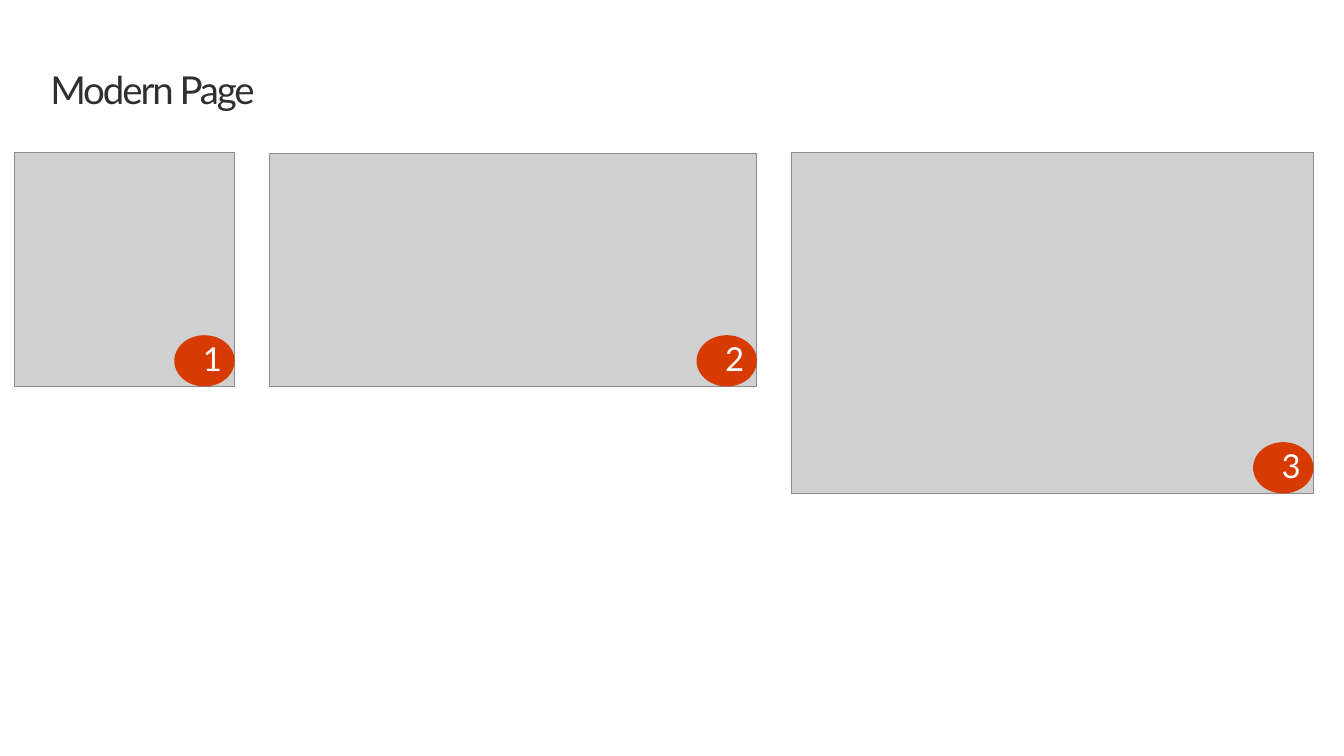
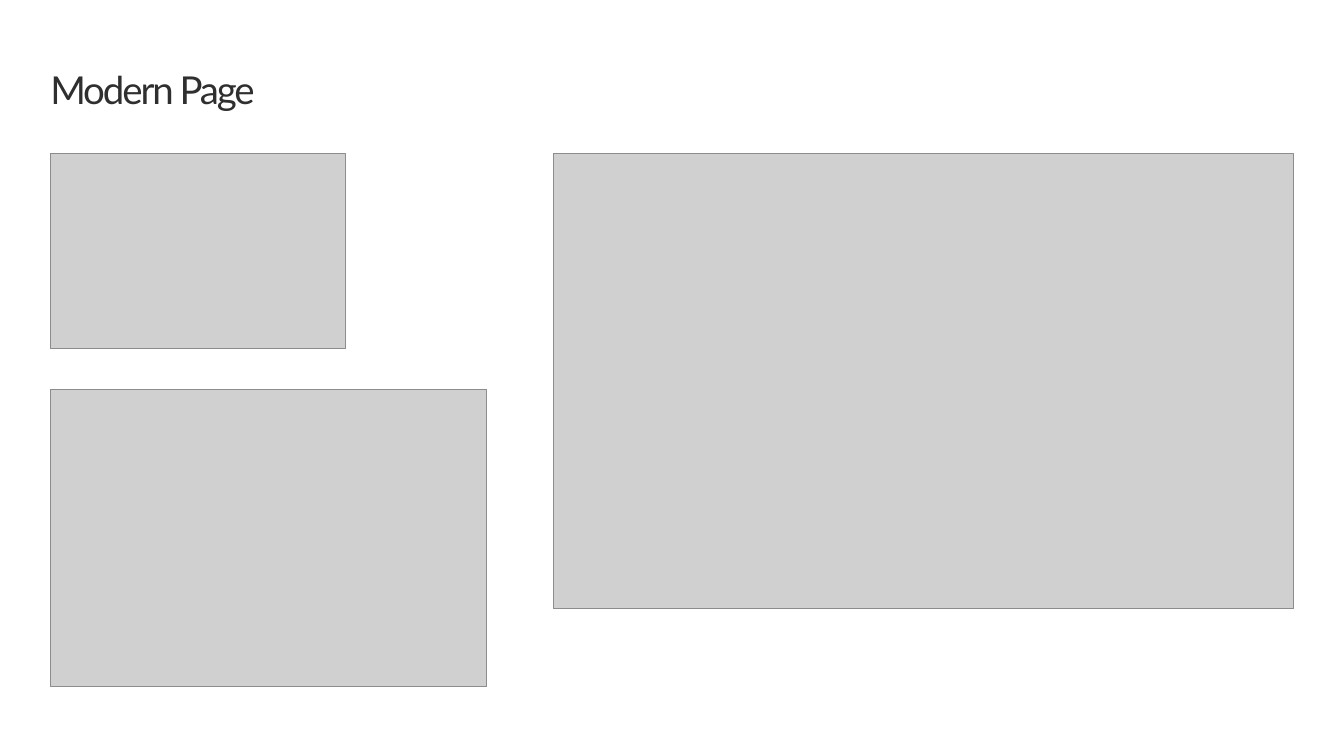
Before and after one commit to SharePoint/sp-dev-training-spfx-web-parts, a slide deck: slide 8 of 02-testing.pptx. Drawn at 1344x756 pixels with LibreOffice and Linux fonts; fonts in the diff are those of the drawing; grey boxes stand for pictures; background and template pictures are left out. Boxes give left, top, right and bottom in pixels: in the first picture for what was removed or moved away, otherwise in the second. Text is boxed around its words. In the diff, an @@ line names an element or a change of style, - is before the commit and + after.

```diff
--- a/02-testing.pptx
+++ b/02-testing.pptx
@@ picture removed at (x1=15, y1=152, x2=235, y2=386) @@
@@ picture added at (x1=50, y1=153, x2=346, y2=349) @@
@@ picture removed at (x1=269, y1=153, x2=757, y2=386) @@
@@ picture added at (x1=553, y1=153, x2=1294, y2=608) @@
@@ picture removed at (x1=792, y1=152, x2=1313, y2=493) @@
@@ ellipse removed at (x1=174, y1=335, x2=234, y2=386) @@
-1
@@ ellipse removed at (x1=697, y1=335, x2=757, y2=386) @@
-2
@@ picture added at (x1=50, y1=389, x2=487, y2=687) @@
@@ ellipse removed at (x1=1253, y1=442, x2=1313, y2=493) @@
-3
```
Also in this commit, not shown: 6 other slides changed.
